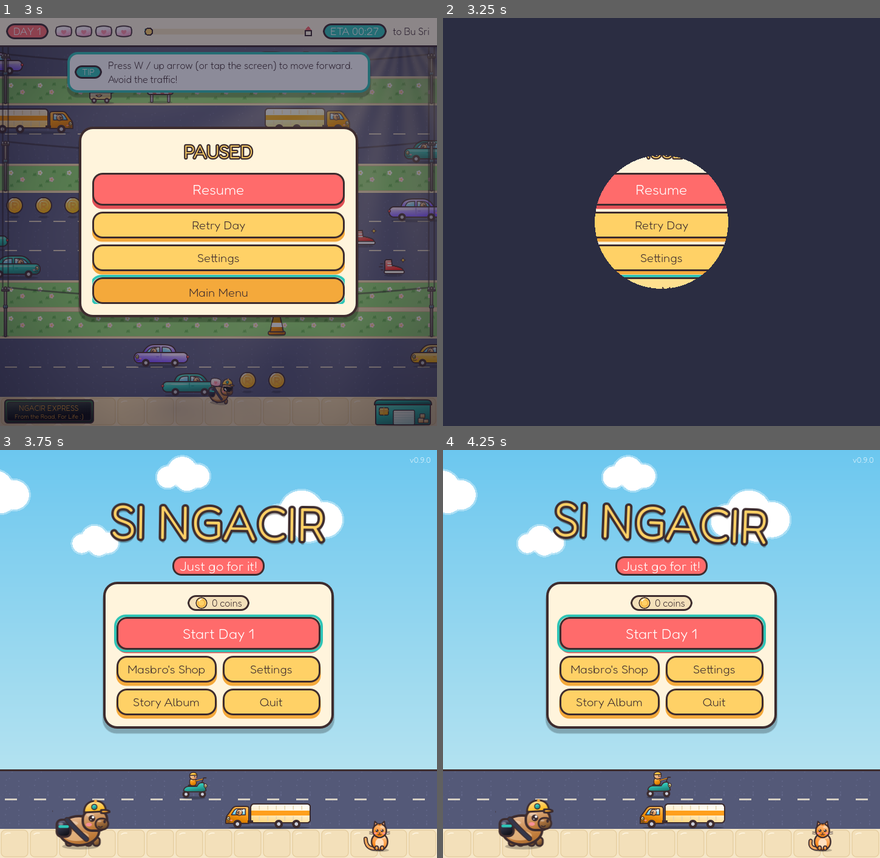
Above: before the commit, frames 1-4 (two rows, left to right).
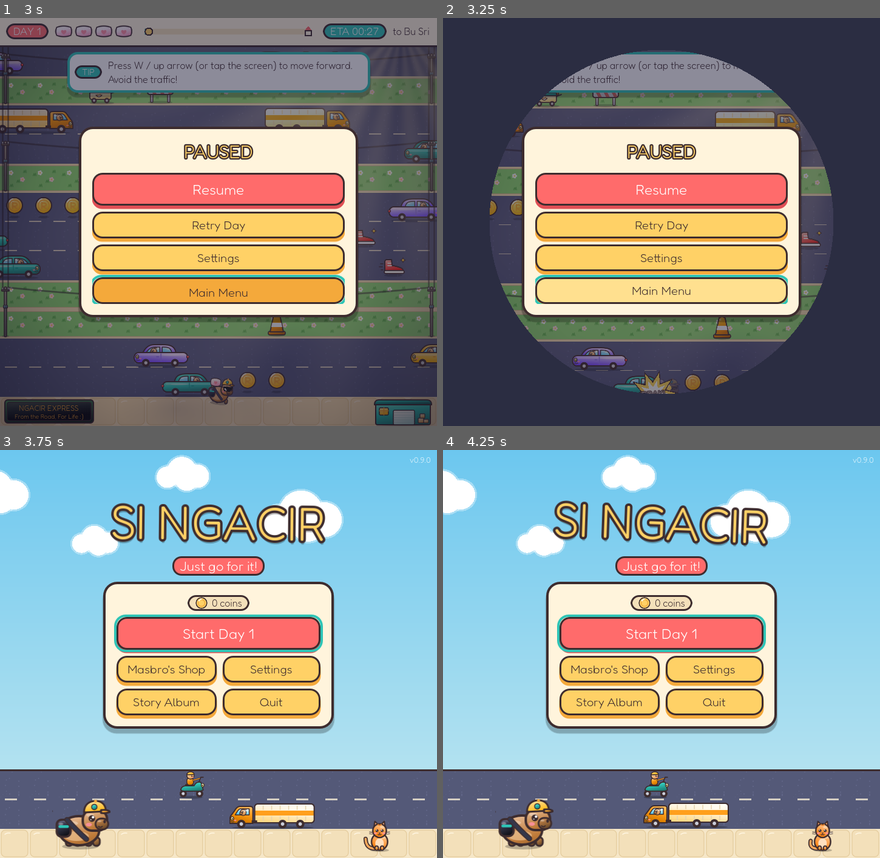
Above: after the commit, the same moments.

Repository: FirmansyahDzakwanArifien/si-ngacir
Game: Godot game, scene res://scenes/main.tscn
Two runs of this game, one before a commit and one after it. Both use one fixed random seed, a clock stepped at 60 frames per second and the inputs below.
Inputs (mouse positions are in pixels of both pictures, inside the frame that each line leads up to):
- Up to frame 1 (3 s): click "Start Day 1" at 0.5 s; click "Skip (Esc)" at 1.25 s; click "Just go for it!" at 2 s; tap Enter (ui_accept) at 2.75 s; move the mouse to (196, 303) at 2.77 s; hold W (move_up) from 2.78 s (still down); tap P at 2.85 s; click (196, 303) at 2.92 s
- Up to frame 2 (3.25 s): keep holding W (move_up); tap Enter (ui_accept) at 3.02 s
- Up to frame 3 (3.75 s): release W (move_up) at 3.5 s; click "Start Day 1" at 3.5 s
- Up to frame 4 (4.25 s): no input

Frame 1 is identical in both runs. In frame 2, 34% of the frame differs, in the area x 10-90%, y 8-93%; in frame 3, 1.1%; in frame 4, 1.1%.

Commit message:
feat(juice): efek benturan ala komik
- Tertabrak: ledakan BRAK!, Masbro berputar, hit-stop, kilat putih
- Tercebur: BYUR!, riak air, gelembung, Masbro plop masuk air
- Lubang GEDEBUK!, helm pecah TENG!, paket hancur KRAK! dengan asap,
  cipratan air saat tergelincir
- Kilat putih dan putaran ikut opsi Kurangi efek gerak

Diff:
--- a/scripts/game/effects.gd
+++ b/scripts/game/effects.gd
@@ -1,6 +1,7 @@
 class_name Effects
 extends RefCounted
-## Efek partikel kecil: debu dan kerikil langkah, letupan tabrakan, dan konfeti.
+## Efek kecil: debu dan kerikil langkah, letupan dan ledakan komik saat tabrakan,
+## riak dan gelembung saat tercebur, asap, serpihan, cipratan, dan konfeti.
 
 static var _dot: Texture2D
 
@@ -49,6 +50,124 @@
 		particles.color = colors[0]
 		particles.color_ramp = _fade()
 		particles.emitting = true
+
+
+## Ledakan komik di titik benturan: bintang bergerigi dengan tulisan bunyi ("BRAK!", "BYUR!").
+static func impact(parent: Node, at: Vector2, text: String, color: Color) -> Node2D:
+	var holder := Node2D.new()
+	holder.position = at
+	holder.z_index = 16
+	holder.rotation = randf_range(-0.25, 0.25)
+	parent.add_child(holder)
+	for layer: Array in [[36.0, 19.0, Palette.OUTLINE], [32.0, 17.0, color], [21.0, 11.0, Color.WHITE]]:
+		var star := Polygon2D.new()
+		star.polygon = _star_points(10, layer[0], layer[1])
+		star.color = layer[2]
+		holder.add_child(star)
+	var label := Label.new()
+	label.text = text
+	label.auto_translate_mode = Node.AUTO_TRANSLATE_MODE_DISABLED
+	label.set_meta(Accessibility.FIXED_SIZE_META, true)
+	label.add_theme_font_override("font", UiTheme.font(700))
+	label.add_theme_font_size_override("font_size", 12)
+	label.add_theme_color_override("font_color", Palette.WHITE)
+	label.add_theme_color_override("font_outline_color", Palette.OUTLINE)
+	label.add_theme_constant_override("outline_size", 5)
+	label.horizontal_alignment = HORIZONTAL_ALIGNMENT_CENTER
+	label.vertical_alignment = VERTICAL_ALIGNMENT_CENTER
+	label.size = Vector2(80, 24)
+	label.position = Vector2(-40, -12)
+	holder.add_child(label)
+	holder.scale = Vector2(0.3, 0.3)
+	var tween := holder.create_tween()
+	tween.tween_property(holder, "scale", Vector2(1.15, 1.15), 0.1).set_trans(Tween.TRANS_BACK).set_ease(Tween.EASE_OUT)
+	tween.tween_interval(0.18)
+	tween.tween_property(holder, "modulate:a", 0.0, 0.18)
+	tween.tween_callback(holder.queue_free)
+	return holder
+
+
+## Riak air yang melebar dari titik tercebur.
+static func ripples(parent: Node, at: Vector2) -> void:
+	var holder := Node2D.new()
+	holder.position = at
+	holder.z_index = 14
+	parent.add_child(holder)
+	holder.draw.connect(func() -> void:
+		var progress: float = holder.get_meta(&"progress", 0.0)
+		for i in 2:
+			var t := clampf(progress * 1.3 - i * 0.3, 0.0, 1.0)
+			if t <= 0.0:
+				continue
+			holder.draw_set_transform(Vector2.ZERO, 0.0, Vector2(1.0, 0.45))
+			holder.draw_arc(Vector2.ZERO, 6.0 + t * 30.0, 0.0, TAU, 32, Color(1, 1, 1, 0.8 * (1.0 - t)), 2.5, true))
+	var tween := holder.create_tween()
+	tween.tween_method(func(value: float) -> void:
+		holder.set_meta(&"progress", value)
+		holder.queue_redraw(), 0.0, 1.0, 0.7)
+	tween.tween_callback(holder.queue_free)
+
+
+## Gelembung naik dari dalam air.
+static func bubbles(parent: Node, at: Vector2) -> void:
+	var particles := _make(parent, at, 8, 0.9)
+	particles.explosiveness = 0.6
+	particles.emission_shape = CPUParticles2D.EMISSION_SHAPE_RECTANGLE
+	particles.emission_rect_extents = Vector2(12, 3)
+	particles.direction = Vector2.UP
+	particles.spread = 15.0
+	particles.initial_velocity_min = 15.0
+	particles.initial_velocity_max = 35.0
+	particles.gravity = Vector2(0, -30)
+	particles.scale_amount_min = 0.4
+	particles.scale_amount_max = 0.8
+	particles.color = Color("e6f7ff")
+	particles.color_ramp = _fade(0.6)
+	particles.emitting = true
+
+
+## Kepulan asap abu-abu (paket hancur).
+static func smoke(parent: Node, at: Vector2) -> void:
+	var particles := _make(parent, at, 10, 0.9)
+	particles.direction = Vector2.UP
+	particles.spread = 60.0
+	particles.initial_velocity_min = 20.0
+	particles.initial_velocity_max = 50.0
+	particles.gravity = Vector2(0, -20)
+	particles.scale_amount_min = 1.6
+	particles.scale_amount_max = 2.6
+	particles.color = Color(0.45, 0.42, 0.44, 0.7)
+	particles.color_ramp = _fade(0.4)
+	particles.emitting = true
+
+
+## Serpihan berwarna yang terlempar ke segala arah (helm pecah).
+static func shards(parent: Node, at: Vector2, color: Color) -> void:
+	var particles := _make(parent, at, 12, 0.45)
+	particles.spread = 180.0
+	particles.initial_velocity_min = 110.0
+	particles.initial_velocity_max = 190.0
+	particles.gravity = Vector2(0, 200)
+	particles.scale_amount_min = 0.4
+	particles.scale_amount_max = 0.8
+	particles.color = color
+	particles.color_ramp = _fade(0.6)
+	particles.emitting = true
+
+
+## Cipratan air dari aspal basah saat tergelincir (direction: arah luncur).
+static func spray(parent: Node, at: Vector2, direction: Vector2) -> void:
+	var particles := _make(parent, at, 10, 0.45)
+	particles.direction = (-direction + Vector2(0, -1)).normalized()
+	particles.spread = 35.0
+	particles.initial_velocity_min = 60.0
+	particles.initial_velocity_max = 110.0
+	particles.gravity = Vector2(0, 300)
+	particles.scale_amount_min = 0.4
+	particles.scale_amount_max = 0.8
+	particles.color = Color("bfe6fb")
+	particles.color_ramp = _fade()
+	particles.emitting = true
 
 
 ## Hujan konfeti dari garis selebar width yang berpusat di at.
@@ -102,6 +221,14 @@
 	return particles
 
 
+static func _star_points(spikes: int, outer: float, inner: float) -> PackedVector2Array:
+	var points := PackedVector2Array()
+	for i in spikes * 2:
+		var radius := outer if i % 2 == 0 else inner
+		points.append(Vector2.from_angle(TAU * i / (spikes * 2)) * radius)
+	return points
+
+
 static func _fade(hold := 0.5) -> Gradient:
 	var gradient := Gradient.new()
 	gradient.set_color(0, Color.WHITE)
--- a/scripts/game/level.gd
+++ b/scripts/game/level.gd
@@ -8,6 +8,9 @@
 ## Papan hijau "LEVEL NEXT" di baris tujuan (piksel game dari kiri papan).
 const GOAL_SIGN_X := 312.0
 const LED_COLOR := Color("ffb347")
+## Hit-stop saat tertabrak: game melambat sebentar supaya benturan terasa.
+const HIT_STOP_SCALE := 0.15
+const HIT_STOP_TIME := 0.07
 ## Posisi Masbro di layar (0 = atas, 1 = bawah); lebih ke bawah supaya jalan di depan terlihat.
 const CAMERA_ANCHOR := 0.65
 const CAMERA_SMOOTHING := 8.0
@@ -557,6 +560,7 @@
 	if on_wet_road and not _player.last_move_was_slide and not _player.invulnerable \
 			and randf() < day.slip_chance and _player.slide():
 		_popup("Licin!", Color("8ecae6"), _player.position)
+		Effects.spray(_board, _player.position + Vector2(TILE / 2.0, TILE - 4.0), Vector2(_player.last_direction))
 		AudioManager.play_sfx(&"slip")
 
 
@@ -612,7 +616,12 @@
 
 
 func _splash() -> void:
-	Effects.splash(_board, _player.position + Vector2(TILE / 2.0, TILE * 0.7))
+	var at := _player.position + Vector2(TILE / 2.0, TILE * 0.7)
+	Effects.splash(_board, at)
+	Effects.ripples(_board, at)
+	Effects.bubbles(_board, at)
+	Effects.impact(_board, at + Vector2(TILE * 0.8, -TILE * 0.2), "BYUR!", Palette.SKY_DEEP)
+	_player.plop()
 	AudioManager.play_sfx(&"splash", 0.1)
 	if _player.invulnerable:
 		# Sedang kebal (baru tertabrak): cukup kembali ke tepian.
@@ -624,13 +633,52 @@
 
 func _on_hit(vehicle: Vehicle) -> void:
 	var back := Vector2i(_player.cell.x, mini(_player.cell.y + 1, _rows - 1))
+	# Ledakan komik di sisi Masbro yang ditabrak kendaraan.
+	var center := _player.position + Vector2(TILE / 2.0, TILE / 2.0)
+	var side := -1.0 if vehicle.position.x + vehicle.length_px / 2.0 < center.x else 1.0
+	Effects.impact(_board, center + Vector2(side * TILE * 0.35, -6), "BRAK!", Palette.YELLOW)
+	_hit_stop()
+	_flash()
 	_damage_package(vehicle.damage, back)
+	_player.tumble()
 
 
 func _on_hole() -> void:
 	# Terperosok: paket terguncang, Masbro kembali ke petak sebelumnya.
 	_popup("Lubang!", Palette.ORANGE, _player.position)
+	var at := _player.position + Vector2(TILE / 2.0, TILE - 6.0)
+	Effects.dust(_board, at)
+	Effects.dust(_board, at + Vector2(0, -8))
+	Effects.gravel(_board, at, -1)
+	Effects.gravel(_board, at, 1)
+	Effects.impact(_board, at + Vector2(TILE * 0.9, -TILE * 0.3), "GEDEBUK!", Palette.ORANGE)
 	_damage_package(1, _player.cell - _player.last_direction)
+
+
+## Hit-stop: perlambat game sebentar (waktu nyata), lalu kembali normal.
+func _hit_stop() -> void:
+	Engine.time_scale = HIT_STOP_SCALE
+	get_tree().create_timer(HIT_STOP_TIME, true, false, true).timeout.connect(
+			Engine.set.bind(&"time_scale", 1.0))
+
+
+## Kilat putih singkat di layar saat benturan keras (tidak dipakai bila "Kurangi efek gerak").
+func _flash() -> void:
+	if Accessibility.reduce_motion:
+		return
+	var flash := ColorRect.new()
+	flash.color = Color(1, 1, 1, 0.35)
+	flash.mouse_filter = Control.MOUSE_FILTER_IGNORE
+	flash.set_anchors_and_offsets_preset(Control.PRESET_FULL_RECT)
+	_hud.add_child(flash)
+	var tween := flash.create_tween()
+	tween.tween_property(flash, "color:a", 0.0, 0.18)
+	tween.tween_callback(flash.queue_free)
+
+
+func _exit_tree() -> void:
+	# Jangan sampai hit-stop tertinggal saat pindah layar.
+	Engine.time_scale = 1.0
 
 
 func _damage_package(amount: int, knock_to: Vector2i) -> void:
@@ -645,6 +693,9 @@
 		_player.shielded = false
 		AudioManager.vibrate(30)
 		_popup("Helm melindungi!", Palette.TEAL, _player.position)
+		var head := _player.position + Vector2(TILE / 2.0, TILE * 0.3)
+		Effects.shards(_board, head, Palette.TEAL)
+		Effects.impact(_board, head + Vector2(-TILE * 0.8, 0), "TENG!", Palette.TEAL)
 		AudioManager.play_sfx(&"hit", 0.1)
 		_player.knock_back(knock_to)
 		return
@@ -656,6 +707,10 @@
 	AudioManager.play_sfx(&"hit", 0.1)
 	if damage >= day.package.max_damage:
 		AudioManager.vibrate(300)
+		var center := _player.position + Vector2(TILE / 2.0, TILE / 2.0)
+		Effects.smoke(_board, center)
+		Effects.burst(_board, center, day.package.color)
+		Effects.impact(_board, center + Vector2(-TILE * 0.8, 0), "KRAK!", Palette.CORAL)
 		_invulnerable_left = 0.0
 		_player.invulnerable = false
 		_fail()
--- a/scripts/game/player.gd
+++ b/scripts/game/player.gd
@@ -213,6 +213,34 @@
 	_hop_tween.tween_property(_visual, "scale", Vector2.ONE, 0.12).set_trans(Tween.TRANS_BACK)
 
 
+## Terpental berputar satu kali saat tertabrak (diam saja bila "Kurangi efek gerak").
+func tumble() -> void:
+	if Accessibility.reduce_motion:
+		return
+	if _hop_tween:
+		_hop_tween.kill()
+	_visual.position.y = tile
+	_visual.scale = Vector2.ONE
+	_visual.rotation = 0.0
+	_hop_tween = create_tween()
+	_hop_tween.tween_property(_visual, "rotation", TAU * -_facing, 0.35).set_trans(Tween.TRANS_QUAD).set_ease(Tween.EASE_OUT)
+	_hop_tween.parallel().tween_property(_visual, "position:y", tile - 12.0, 0.17).set_trans(Tween.TRANS_QUAD).set_ease(Tween.EASE_OUT)
+	_hop_tween.parallel().tween_property(_visual, "position:y", tile, 0.18).set_delay(0.17).set_trans(Tween.TRANS_QUAD).set_ease(Tween.EASE_IN)
+	_hop_tween.tween_callback(func() -> void: _visual.rotation = 0.0)
+
+
+## Tercebur: badan gepeng masuk air sebentar lalu muncul lagi.
+func plop() -> void:
+	if _hop_tween:
+		_hop_tween.kill()
+	_visual.rotation = 0.0
+	_hop_tween = create_tween()
+	_hop_tween.tween_property(_visual, "scale", Vector2(1.35, 0.35), 0.12).set_trans(Tween.TRANS_QUAD).set_ease(Tween.EASE_IN)
+	_hop_tween.parallel().tween_property(_visual, "modulate", Color(0.7, 0.85, 1.0, 0.6), 0.12)
+	_hop_tween.tween_property(_visual, "scale", Vector2.ONE, 0.25).set_trans(Tween.TRANS_BACK).set_ease(Tween.EASE_OUT)
+	_hop_tween.parallel().tween_property(_visual, "modulate", Color.WHITE, 0.25)
+
+
 ## Lompat girang saat paket sampai.
 func celebrate() -> void:
 	if _hop_tween:
Not shown, changed: README.md
Not shown, changed: docs/MANUAL.md
